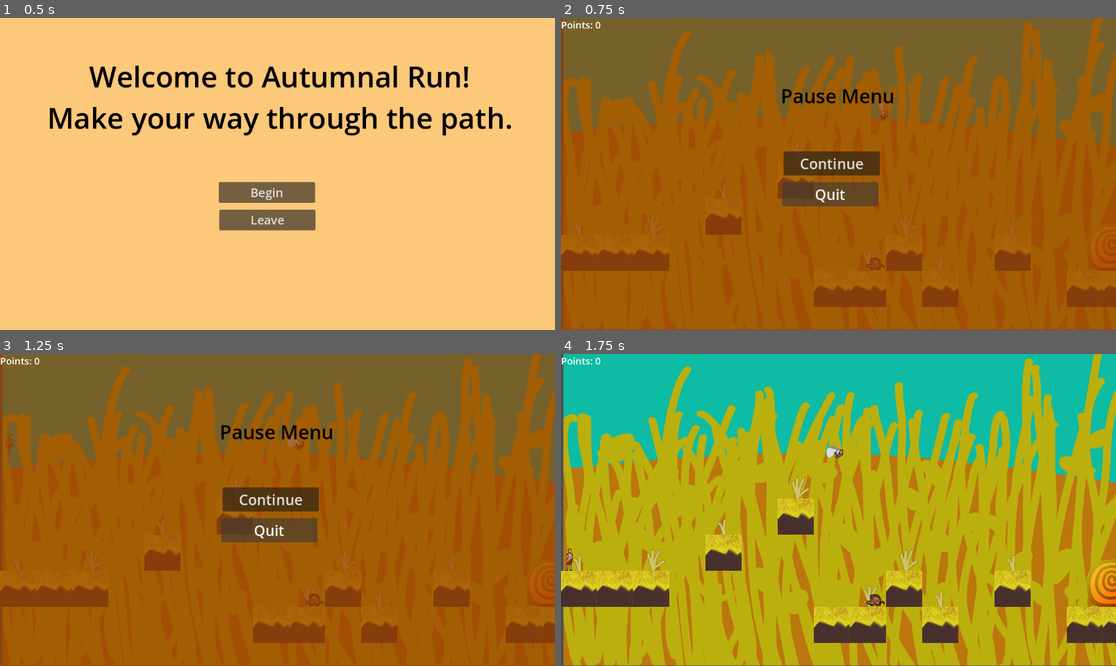
Above: before the commit, frames 1-4 (two rows, left to right).
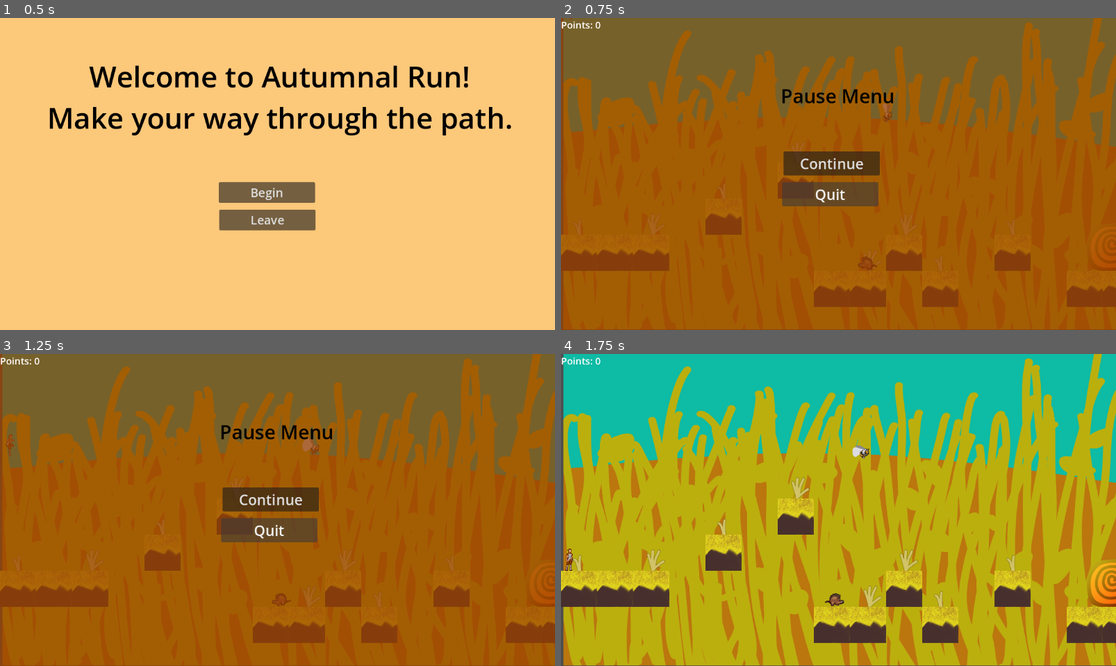
Above: after the commit, the same moments.

Repository: SkyeM33/2D-Platformer
Game: Godot game, scene res://game.tscn
Same seed, same stepped clock (60 frames per second), same inputs: the game is played once before the commit and once after it.
Inputs:
- Up to frame 1 (0.5 s): no input
- Up to frame 2 (0.75 s): click "Begin" at 0.5 s
- Up to frame 3 (1.25 s): no input
- Up to frame 4 (1.75 s): click "Continue" at 1.25 s

Frame 1 is identical in both runs. In frame 2, 0.1% of the frame differs, in the area x 53-60%, y 27-81%; in frame 3, 0.3%; in frame 4, 0.4%, in the area x 47-59%, y 29-81%.

Commit message:
Updated enemy movement

Diff:
--- a/Enemies/Bee.gd
+++ b/Enemies/Bee.gd
@@ -2,7 +2,7 @@
 
 var player = null
 @onready var ray = $See
-@export var speed = 100
+@export var speed = 50
 @export var looking_speed = 100
 var nav_ready = false
 var initial_position = Vector2.ZERO
--- a/Enemies/boar_3.gd
+++ b/Enemies/boar_3.gd
@@ -2,23 +2,50 @@
 
 var Player = get_node_or_null("/root/Game/Player")
 @onready var SM = $StateMachine
+var positions = [Vector2(654,508), Vector2(550,508)]
 
 func ready():
-	$Boar.animation = "Idle"
+	#var tween = create_tween()
+	#tween.tween_property(self, "position", Vector2(550,508), 1)
+	$Boar.animation = "Moving"
+	#move()
+
+func _physics_process(delta):
+	var tween = create_tween()
+	if name == "L2Boar":
+		if position.x == 654:
+			tween.tween_property(self, "position", Vector2(550,508), 1)
+			$Boar.flip_h = false
+		if position.x == 550:
+			tween.tween_property(self, "position", Vector2(654,508), 1)
+			$Boar.flip_h = true
+	if name == "L3Boar":
+		if position.x == 880:
+			tween.tween_property(self, "position", Vector2(780,585), 1)
+			$Boar.flip_h = false
+		if position.x == 780:
+			tween.tween_property(self, "position", Vector2(880,585), 1)
+			$Boar.flip_h = true
+
 
 
 func _on_above_body_entered(body):
-	SM.set_state("Dying")
-	$Boar.animation = "Dying"
-	Global.add_points()
+	if body.name == "Player":
+	#SM.set_state("Dying")
+	#$Boar.animation = "Dying"
+		Global.add_points()
+		queue_free()
 
 
 func _on_body_body_entered(body):
-	if body.name != "Boar 3":
+	if body.name == "Player":
 		body.die()
 		$Boar.animation = "Attacking"
 		SM.set_state("Attack")
 
+func move():
+	var tween = create_tween()
+	tween.tween_property(self, "position", Vector2(550,508), 1)
 
 
 
@@ -28,9 +55,9 @@
 
 func _on_boar_animation_finished():
 	if SM.state_name == "Attack":
-		$Boar.animation = "Idle"
+		$Boar.animation = "Moving"
 		SM.set_state("Move")
 	if SM.state_name == "Move":
-		$Boar.animation = "Idle"
+		$Boar.animation = "Moving"
 	if SM.state_name == "Dying":
 		queue_free()
--- a/Enemies/boar_3.tscn
+++ b/Enemies/boar_3.tscn
@@ -153,20 +153,18 @@
 size = Vector2(39, 27)
 
 [sub_resource type="RectangleShape2D" id="RectangleShape2D_1elkh"]
-size = Vector2(39, 2)
+size = Vector2(37, 3)
 
 [sub_resource type="RectangleShape2D" id="RectangleShape2D_irql3"]
 size = Vector2(41, 26)
 
-[node name="Boar 3" type="CharacterBody2D"]
+[node name="Boar_3" type="CharacterBody2D"]
 script = ExtResource("1_c2dt8")
 
 [node name="Boar" type="AnimatedSprite2D" parent="."]
 sprite_frames = SubResource("SpriteFrames_s2w3y")
-animation = &"Dying"
-autoplay = "Idle"
-frame = 3
-frame_progress = 1.0
+animation = &"Moving"
+autoplay = "Moving"
 
 [node name="CollisionShape2D" type="CollisionShape2D" parent="."]
 position = Vector2(-0.5, 2.5)
@@ -175,7 +173,7 @@
 [node name="Above" type="Area2D" parent="."]
 
 [node name="CollisionShape2D" type="CollisionShape2D" parent="Above"]
-position = Vector2(-0.5, -13)
+position = Vector2(-0.5, -13.5)
 shape = SubResource("RectangleShape2D_1elkh")
 
 [node name="Body" type="Area2D" parent="."]
--- a/Levels/level_2.tscn
+++ b/Levels/level_2.tscn
@@ -236,7 +236,7 @@
 
 [node name="Enemy Container" type="Node2D" parent="."]
 
-[node name="Boar 3" parent="Enemy Container" instance=ExtResource("8_63yyj")]
+[node name="L2Boar" parent="Enemy Container" instance=ExtResource("8_63yyj")]
 position = Vector2(654, 508)
 
 [node name="Bee" parent="Enemy Container" instance=ExtResource("8_eai8l")]
--- a/Levels/level_3.tscn
+++ b/Levels/level_3.tscn
@@ -219,8 +219,8 @@
 position = Vector2(2, 4)
 shape = SubResource("RectangleShape2D_e532q")
 
-[node name="Boar 3" parent="." instance=ExtResource("7_1ykrn")]
-position = Vector2(827, 583)
+[node name="L3Boar" parent="." instance=ExtResource("7_1ykrn")]
+position = Vector2(880, 585)
 
 [node name="Bee" parent="." instance=ExtResource("8_pqqva")]
 position = Vector2(527, 456)
@@ -228,10 +228,12 @@
 [node name="NavigationRegion2D" type="NavigationRegion2D" parent="."]
 position = Vector2(527, 456)
 navigation_polygon = SubResource("NavigationPolygon_fsbwc")
+metadata/_edit_lock_ = true
 
 [node name="UI" type="CanvasLayer" parent="."]
 
 [node name="Menu" type="Control" parent="UI"]
+visible = false
 layout_mode = 3
 anchors_preset = 0
 offset_right = 40.0
